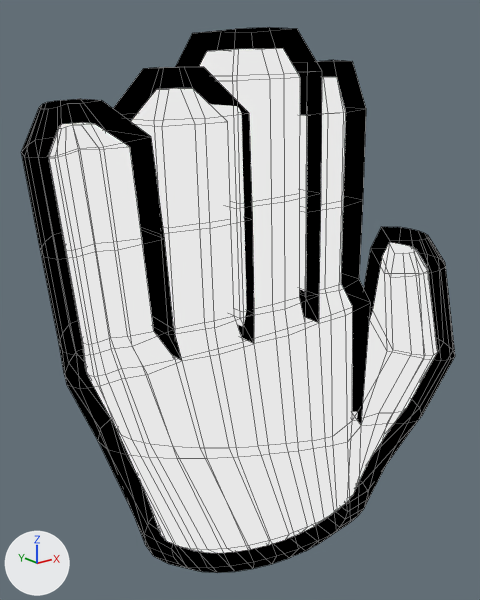
The Blender file models/Hand.blend, before and after one commit.
Both versions are drawn from a 50 mm camera at (-0.168, -0.181, 0.199) aimed at (-0.014, 0.011, 0.122). The axes (+X, +Y, +Z) are drawn at lower left. The lights are the same throughout. Mesh edges are drawn as thin lines.

The first picture shows 'Arms'.
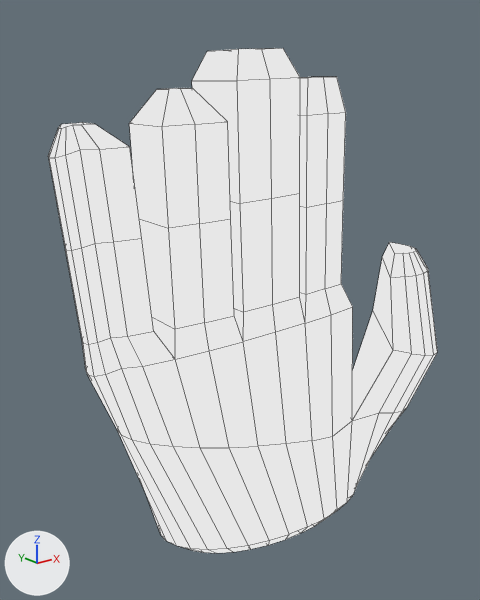
The newer file is also rescaled (x7.106), turned or shifted as a whole; pictures and numbers use the older file's frame.

Changed parts and their boxes [x1, y1, x2, y2] in the pictures (480 x 600 px):
'Arms', recoloured, modifiers changed (10% narrower, 7% shorter)
    before: [21, 27, 455, 573]
    after: [48, 48, 438, 553]

The edits, one by one:
me_cylinder has 268 vertices, 256 faces and spans x -0.082..0.081, y 0.297..0.358, z 0.109..0.301.
me_cylinder no longer uses material mat_outline.
Object 'Arms' (ob_arms) loses its SOLIDIFY modifier named 'Solidify'.
Modifier setting removed (it was thickness = -0.0075).
Modifier setting removed (it was material_offset = 1).
Modifier setting removed (it was use_rim = False).
Modifier setting removed (it was use_flip_normals = True).
